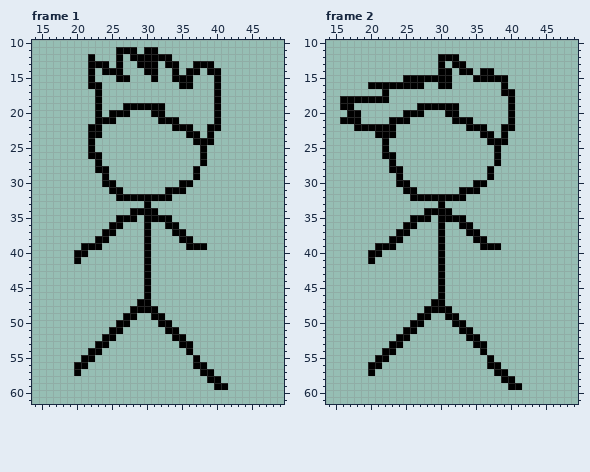
File history of a pixel-art file, ShovelJam/ShovelJam/ASSETS/Ase Files/npc3/npc3_idle.ase. Above: the version before the commit.
64x64 pixels, 5 frames. Shown: frame 1: x 14..49, y 10..61; frame 2: x 14..49, y 10..61. The commit also changed other frames, which this record leaves out.
Now the later version:
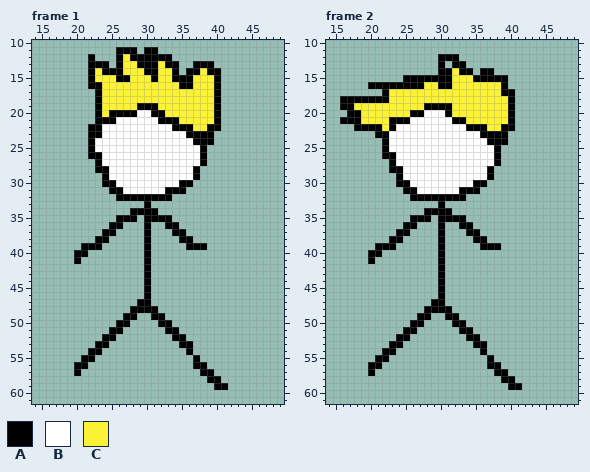
Palette (. is transparent): A #000000  B #ffffff  C #fbf236
The edit:
--- frame 1, layers "Accessory", "Head"
@@ x 21..41 @@
 11 .....AAA.AA..........
-12 .A...A.AAAAAA........
-13 .AAA.A..AAA.AA..AAA..
-14 .A.AAA...AA..A.AA.AA.
-15 .A...AA...A..AAA...A.
-16 .AA...........AA...A.
-17 ..A................A.
-18 ..A................A.
-19 ..A...AAAAAA.......A.
-20 ..A.AAA...AA.......A.
-21 ..AAA......AAA.....A.
-22 .AA..........AAA..AA.
-23 .AA............AA.A..
-24 .A..............AAA..
-25 .A...............A...
-26 .AA..............A...
-27 ..A..............A...
-28 ..AA............A....
-29 ...A............A....
-30 ...AA.........AA.....
-31 ....AA......AAA......
+12 .A...ACAAAAAA........
+13 .AAA.ACCAAACAA..AAA..
+14 .ACAAACCCAACCA.AACAA.
+15 .ACCCAACCCACCAAACCCA.
+16 .AACCCCCCCCCCCAACCCA.
+17 ..ACCCCCCCCCCCCCCCCA.
+18 ..ACCCCCCCCCCCCCCCCA.
+19 ..ACCCCCAAACCCCCCCCA.
+20 ..ACAAAABBAACCCCCCCA.
+21 ..AAABBBBBBAAACCCCCA.
+22 .AABBBBBBBBBBAAACCAA.
+23 .AABBBBBBBBBBBBAAAA..
+24 .ABBBBBBBBBBBBBBAAA..
+25 .ABBBBBBBBBBBBBBBA...
+26 .AABBBBBBBBBBBBBBA...
+27 ..ABBBBBBBBBBBBBBA...
+28 ..AABBBBBBBBBBBBA....
+29 ...ABBBBBBBBBBBBA....
+30 ...AABBBBBBBBBAA.....
+31 ....AABBBBBBAAA......
 32 .....AAAAAAAA........
--- frame 2, layers "Accessory", "Head"
@@ x 14..49 @@
 13 ................A.AA................
-14 ................AA.AA.AA............
-15 ...........AAAAAAA...AAAAA..........
-16 ......AAAAAAAA..AA.......A..........
-17 ........A................AA.........
-18 ..AAAAAAA.................A.........
-19 ..AA.........AAAAAA.......A.........
-20 ...AA......AAA...AA.......A.........
-21 ..AAA....AAA......AAA.....A.........
-22 ....AAAAAA..........AAA..AA.........
-23 .......AAA............AA.A..........
-24 ........A..............AAA..........
-25 ........A...............A...........
-26 ........AA..............A...........
-27 .........A..............A...........
-28 .........AA............A............
-29 ..........A............A............
-30 ..........AA.........AA.............
-31 ...........AA......AAA..............
+14 ................AACAA.AA............
+15 ...........AAAAAAACCCAAAAA..........
+16 ......AAAAAAAACCAACCCCCCCA..........
+17 ........ACCCCCCCCCCCCCCCCAA.........
+18 ..AAAAAAACCCCCCCCCCCCCCCCCA.........
+19 ..AACCCCCCCCCCAAAACCCCCCCCA.........
+20 ...AACCCCCCCAABBBACCCCCCCCA.........
+21 ..AAACCCCAAABBBBBBAACCCCCCA.........
+22 ....AAAACABBBBBBBBBBAAACCAA.........
+23 .......AABBBBBBBBBBBBBAAAA..........
+24 ........ABBBBBBBBBBBBBBAAA..........
+25 ........ABBBBBBBBBBBBBBBA...........
+26 ........AABBBBBBBBBBBBBBA...........
+27 .........ABBBBBBBBBBBBBBA...........
+28 .........AABBBBBBBBBBBBA............
+29 ..........ABBBBBBBBBBBBA............
+30 ..........AABBBBBBBBBAA.............
+31 ...........AABBBBBBAAA..............
 32 ............AAAAAAAA................
